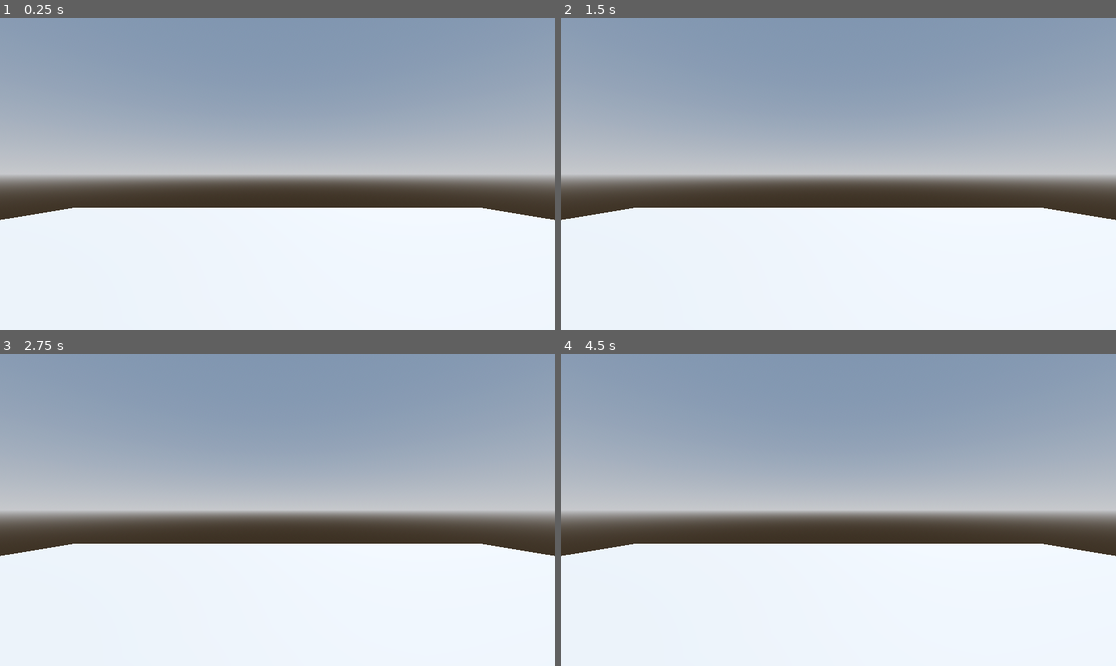
Above: before the commit, frames 1-4 (two rows, left to right).
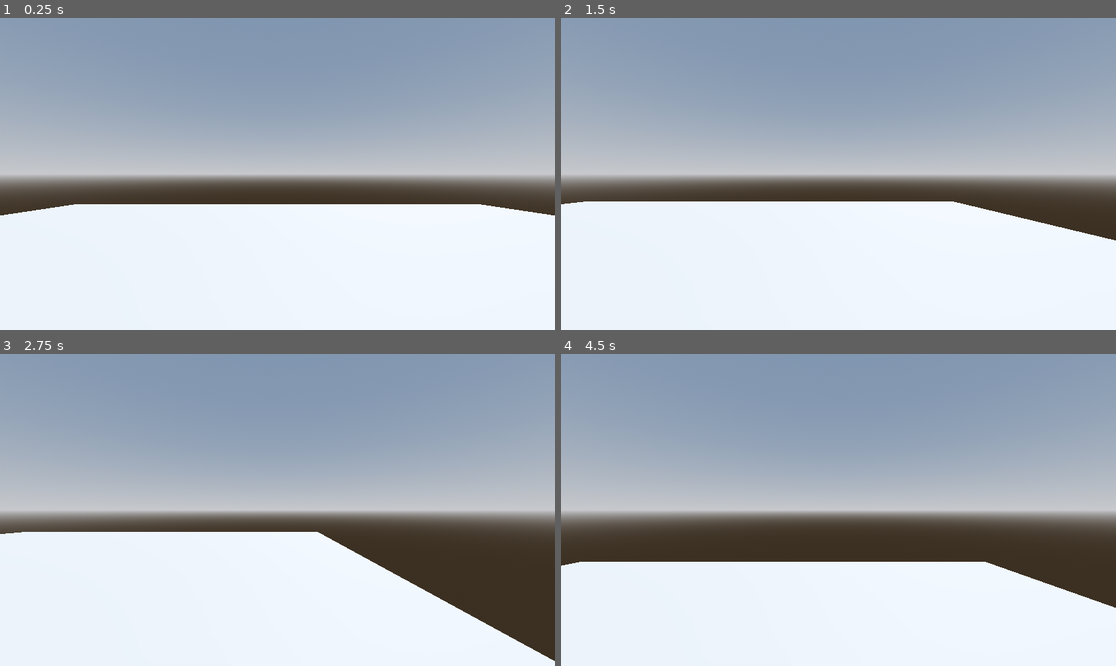
Above: after the commit, the same moments.

Repository: qdanq/Battle-duo
Game: Godot game, scene res://node_3d.tscn
Same seed, same stepped clock (60 frames per second), same inputs: the game is played once before the commit and once after it.
Inputs:
- Up to frame 1 (0.25 s): no input
- Up to frame 2 (1.5 s): tap Enter (ui_accept) at 0.5, 0.6, 0.77, 1.07, 1.35 s; hold D (Right) 0.53-1.28 s; hold S (Down) from 1.28 s (still down)
- Up to frame 3 (2.75 s): tap Enter (ui_accept) at 1.52, 1.82, 2.1 s; release S (Down) at 2.03 s; hold D (Right) from 2.03 s (still down)
- Up to frame 4 (4.5 s): release D (Right) at 2.78 s; hold W (Up) 2.78-3.53 s; tap Enter (ui_accept) at 2.85, 3.02, 3.32, 3.6, 3.77, 4.07, 4.35 s; hold A (Left) from 3.53 s (still down)

The runs differ from the first frame. In frame 1, 1.1% of the frame differs, in the area x 0-100%, y 59-65%; in frame 2, 2.7%; in frame 3, 9.5%, in the area x 0-100%, y 57-99%; in frame 4, 7.0%.

Commit message:
Make player movement.

Diff:
--- /dev/null
+++ b/CharacterBody3D.gd
@@ -0,0 +1,31 @@
+extends CharacterBody3D
+
+
+const SPEED = 5.0
+const JUMP_VELOCITY = 4.5
+
+# Get the gravity from the project settings to be synced with RigidBody nodes.
+var gravity = ProjectSettings.get_setting("physics/3d/default_gravity")
+
+
+func _physics_process(delta):
+	# Add the gravity.
+	if not is_on_floor():
+		velocity.y -= gravity * delta
+
+	# Handle Jump.
+	if Input.is_action_just_pressed("ui_accept") and is_on_floor():
+		velocity.y = JUMP_VELOCITY
+
+	# Get the input direction and handle the movement/deceleration.
+	# As good practice, you should replace UI actions with custom gameplay actions.
+	var input_dir = Input.get_vector("Left", "Right", "Up", "Down")
+	var direction = (transform.basis * Vector3(input_dir.x, 0, input_dir.y)).normalized()
+	if direction:
+		velocity.x = direction.x * SPEED
+		velocity.z = direction.z * SPEED
+	else:
+		velocity.x = move_toward(velocity.x, 0, SPEED)
+		velocity.z = move_toward(velocity.z, 0, SPEED)
+
+	move_and_slide()
--- a/node_3d.tscn
+++ b/node_3d.tscn
@@ -1,4 +1,6 @@
-[gd_scene load_steps=8 format=3 uid="uid://br6kftxrfdepx"]
+[gd_scene load_steps=9 format=3 uid="uid://br6kftxrfdepx"]
+
+[ext_resource type="Script" path="res://CharacterBody3D.gd" id="1_72tsf"]
 
 [sub_resource type="ProceduralSkyMaterial" id="ProceduralSkyMaterial_3k385"]
 sky_horizon_color = Color(0.64625, 0.65575, 0.67075, 1)
@@ -43,6 +45,7 @@
 
 [node name="CharacterBody3D" type="CharacterBody3D" parent="."]
 transform = Transform3D(1, 0, 0, 0, 1, 0, 0, 0, 1, 0, 1.13674, 0)
+script = ExtResource("1_72tsf")
 
 [node name="MeshInstance3D" type="MeshInstance3D" parent="CharacterBody3D"]
 mesh = SubResource("CapsuleMesh_78ryg")
--- a/player.gd
+++ b/player.gd
@@ -1,27 +1,25 @@
 extends CharacterBody3D
 
-const Gr = -20
-const SPEED = 100
-var vel = Vector3()
+const SPEED = 5.0
+const JUMP_VELOCITY = 4.5
+
+var gravity: float = ProjectSettings.get_setting("physics/3d/default_gravity")
+
 
 func _physics_process(delta):
-	var dir = Vector3()
+	if not is_on_floor():
+		velocity.y -= gravity * delta
 
-	if Input.is_action_pressed("Left"):
-		dir.x = -1
-	if Input.is_action_pressed("Right"):
-		dir.x = 1
-	if Input.is_action_pressed("Down"):
-		dir.z = 1
-	if Input.is_action_pressed("Up"):
-		dir.z = -1
+	if Input.is_action_just_pressed("ui_accept") and is_on_floor():
+		velocity.y = JUMP_VELOCITY
 
-	if dir:
-		dir *= SPEED * delta
-
-	vel.x = dir.x
-	vel.z = dir.z
-
-	vel.y += Gr * delta
+	var input_dir := Input.get_vector("ui_left", "ui_right", "ui_up", "ui_down")
+	var direction := (transform.basis * Vector3(input_dir.x, 0, input_dir.y)).normalized()
+	if direction:
+		velocity.x = direction.x * SPEED
+		velocity.z = direction.z * SPEED
+	else:
+		velocity.x = move_toward(velocity.x, 0, SPEED)
+		velocity.z = move_toward(velocity.z, 0, SPEED)
 
 	move_and_slide()
